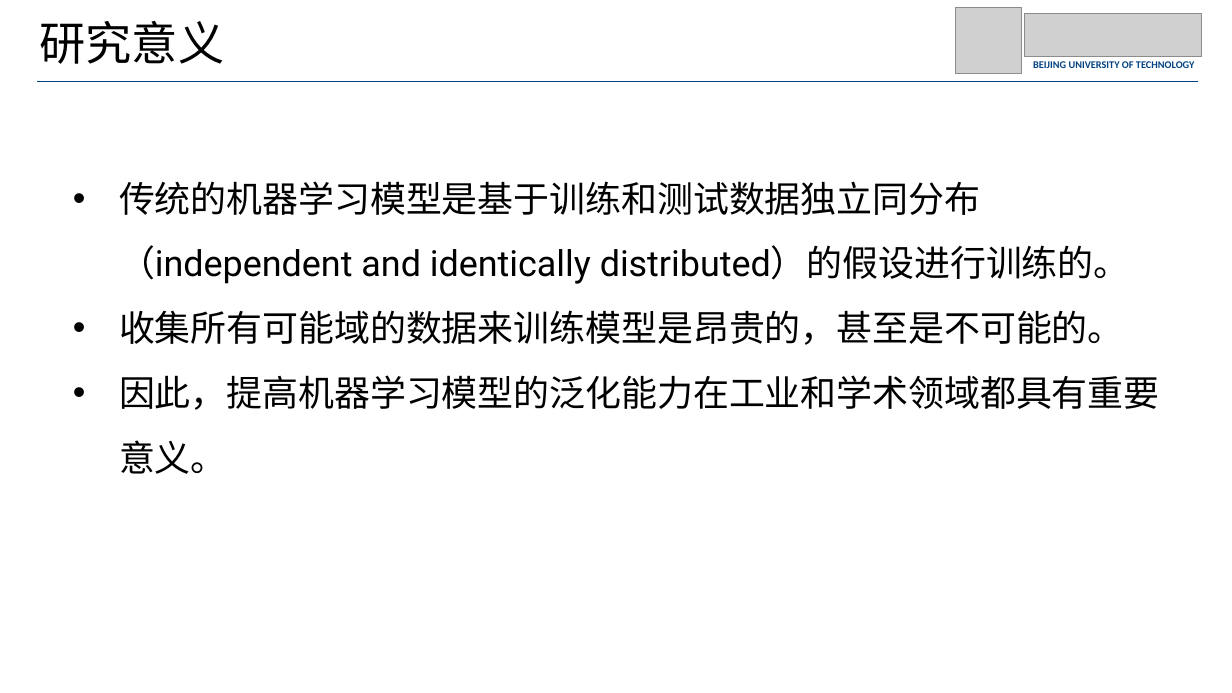
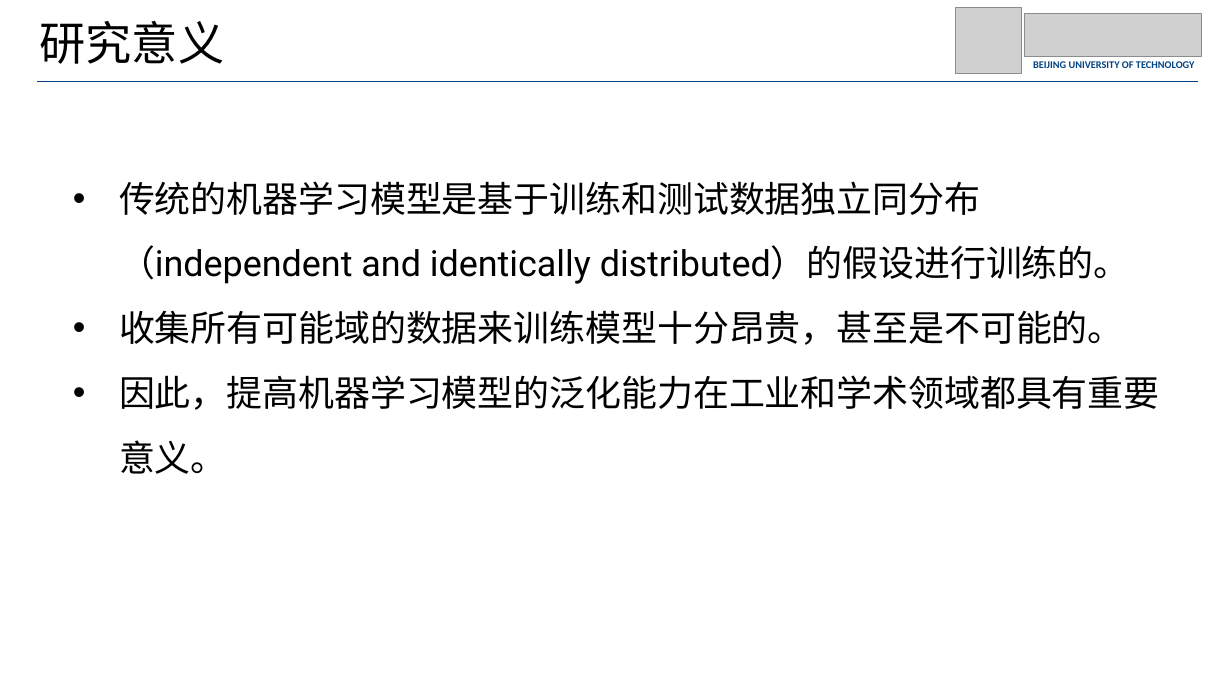
Before and after one commit to JohnnyM1ng/dissertation-proposal, a slide deck: slide 5 of 开题.pptx. Drawn at 1232x693 pixels with LibreOffice and Linux fonts; fonts in the diff are those of the drawing; grey boxes stand for pictures. Boxes give left, top, right and bottom in pixels: in the first picture for what was removed or moved away, otherwise in the second. Text is boxed around its words. In the diff, an @@ line names an element or a change of style, - is before the commit and + after.

```diff
--- a/开题.pptx
+++ b/开题.pptx
@@ text at (119, 310, 1124, 345): text changed @@
-• 收集所有可能域的数据来训练模型是昂贵的，甚至是不可能的。
+• 收集所有可能域的数据来训练模型十分昂贵，甚至是不可能的。
```
Also in this commit, not shown: 11 other slides changed, 1 slide removed, 4 other files.
